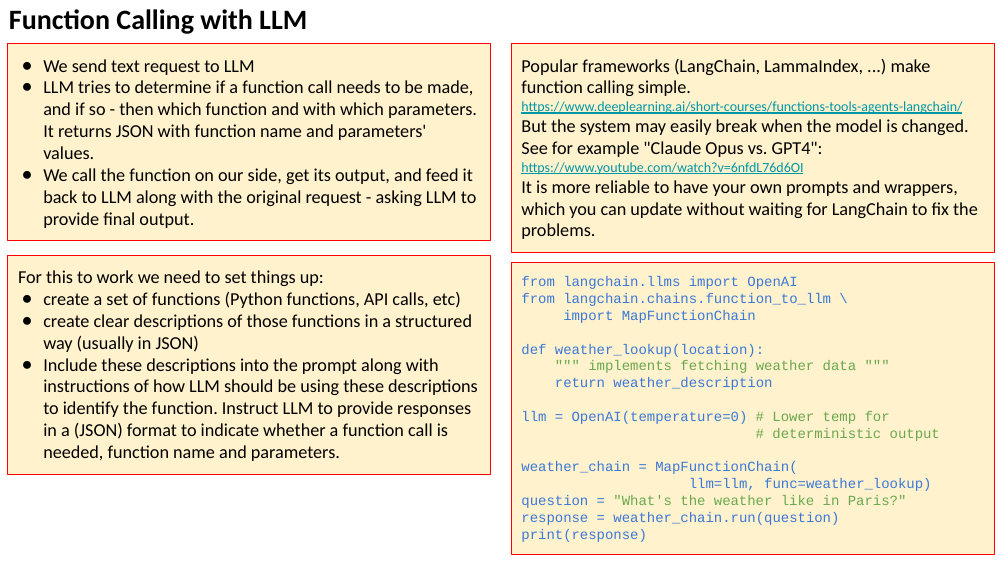
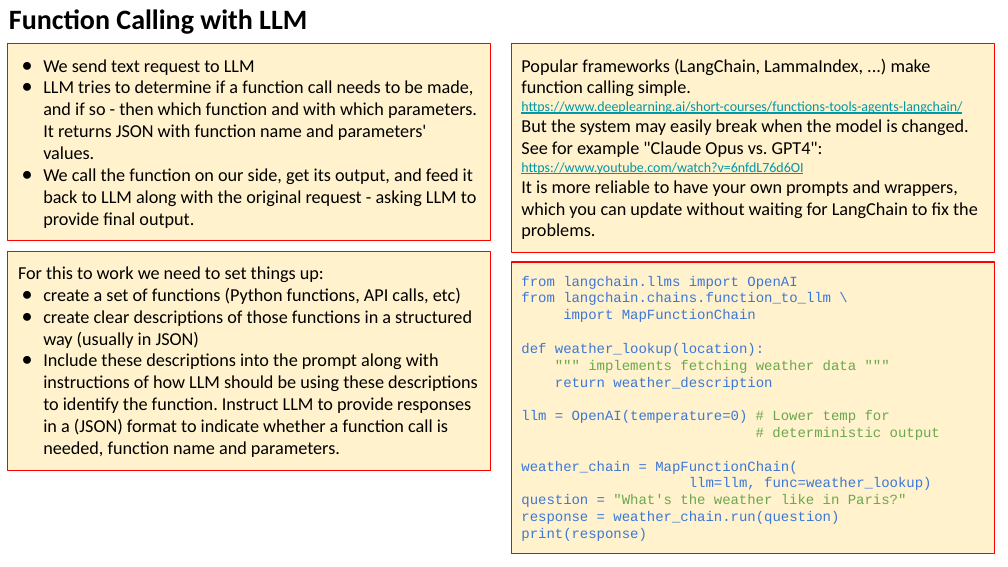
Before and after one commit to lselector/seminar, a slide deck: slide 17 of 2024/2024-03-08-AI-Updates.pptx. Drawn at 1008x567 pixels with LibreOffice and Linux fonts; fonts in the diff are those of the drawing. Boxes give left, top, right and bottom in pixels: in the first picture for what was removed or moved away, otherwise in the second. Text is boxed around its words. In the diff, an @@ line names an element or a change of style, - is before the commit and + after.

```diff
--- a/2024/2024-03-08-AI-Updates.pptx
+++ b/2024/2024-03-08-AI-Updates.pptx
@@ rectangle "For this to work we ...": place and size @@
-rectangle "For this to work we ..." at <box>8,255,491,474</box>
+rectangle "For this to work we ..." at <box>8,251,491,470</box>
```
Also in this commit, not shown: 7 other slides changed.
